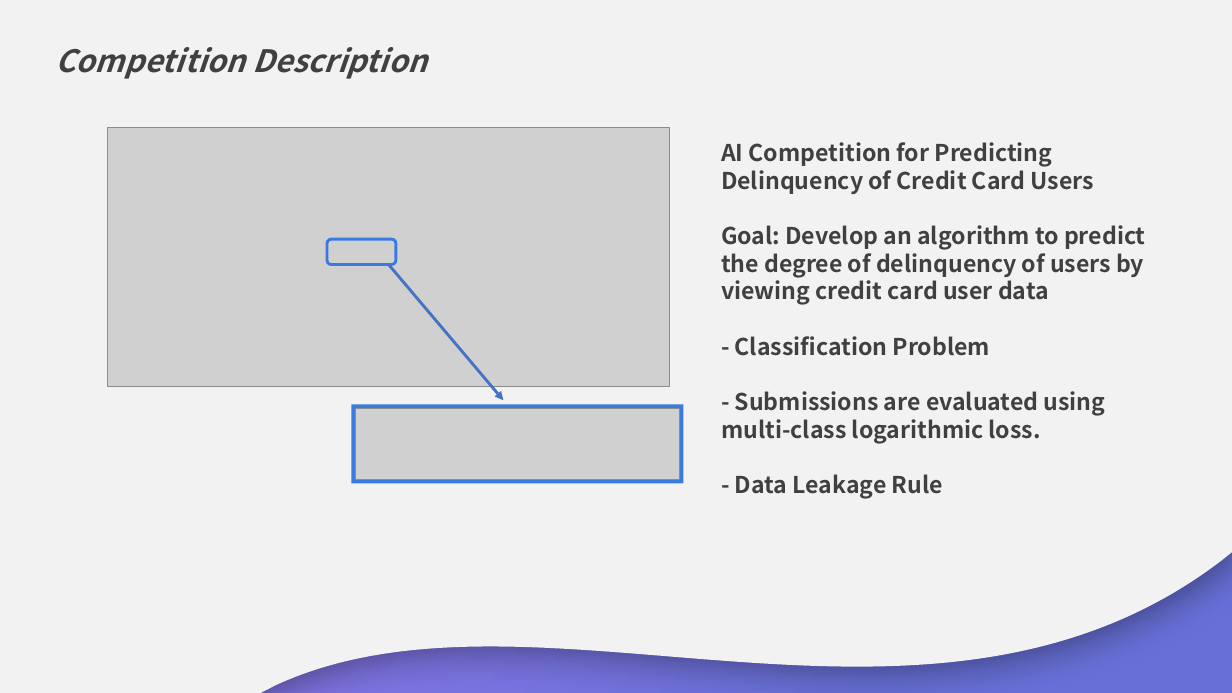
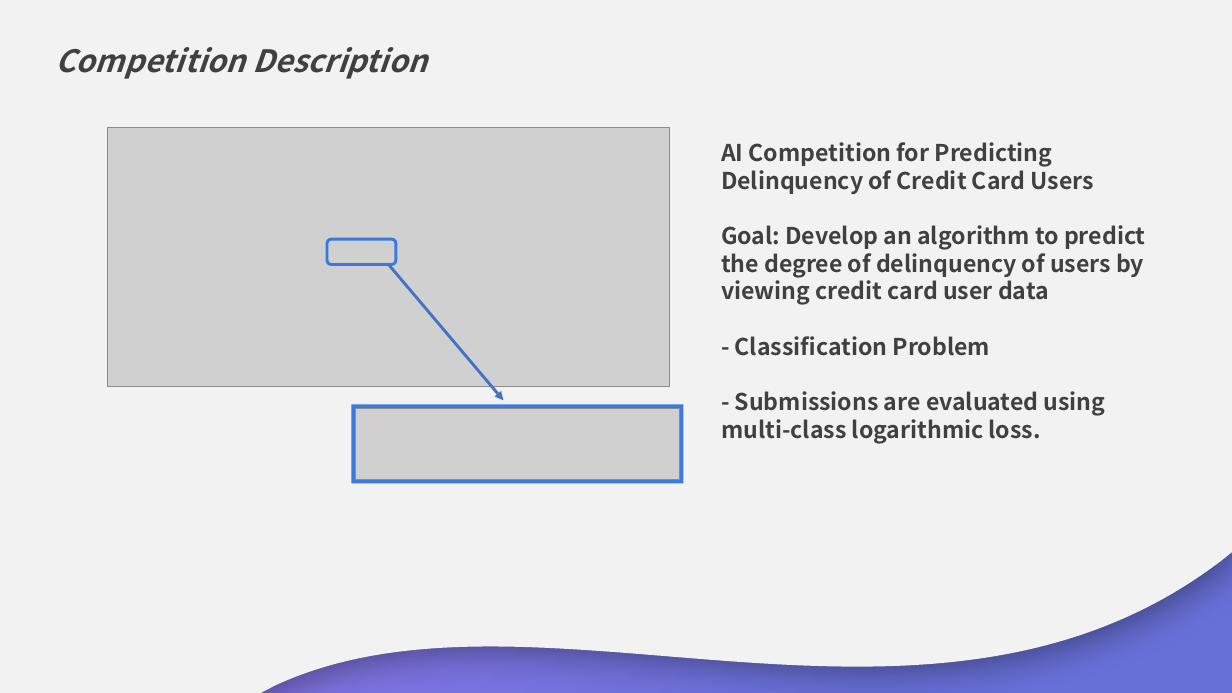
Before and after one commit to nahyunryou/AIML_project, a slide deck: slide 2 of PPT/plan_presentation.pptx. Drawn at 1232x693 pixels with LibreOffice and Linux fonts; fonts in the diff are those of the drawing; grey boxes stand for pictures. Boxes give left, top, right and bottom in pixels: in the first picture for what was removed or moved away, otherwise in the second. Text is boxed around its words. In the diff, an @@ line names an element or a change of style, - is before the commit and + after.

```diff
--- a/PPT/plan_presentation.pptx
+++ b/PPT/plan_presentation.pptx
@@ text at [735, 474, 943, 499]: paragraph removed @@
-- Data Leakage Rule
```
Also in this commit, not shown: 1 other slide changed.
